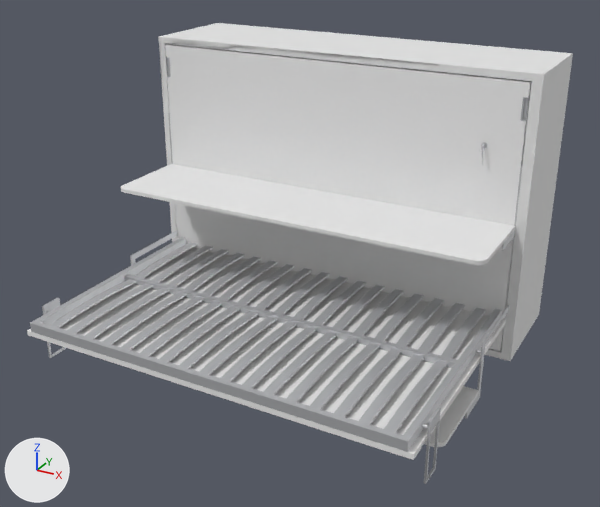
The glTF model public/models/clickbed/clickbed-o-desk/140x200.glb: old version first, new version second.
One viewpoint serves both versions: a 50 mm camera at (3.03, -4.44, 2.27) aimed at (1.14, -1.0, 0.55). The axes (+X, +Y, +Z) are drawn at lower left. The lights are the same throughout. The picture after the commit comes second. Where no turn or scale is listed for an object, it has been applied to the vertices.

The first picture shows 'folded:body', 'folded:front', 'unfolded:body', 'unfolded:front', 'unfolded:hardware' and 1 more.
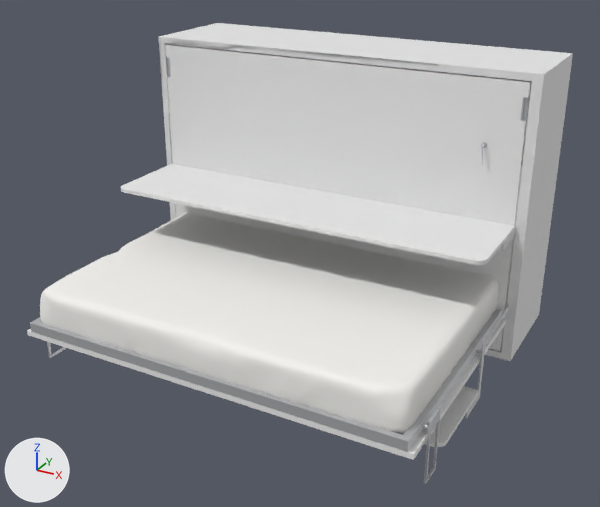
Location of each change, [x1, y1, x2, y2] in pixels of the pictures (600 x 507 px):
'unfolded:mattress', added: after [40, 213, 499, 435]
'unfolded:hardware', unchanged, covered by the edit: before [30, 231, 509, 484]; after [30, 305, 509, 484]
'unfolded:front', unchanged, covered by the edit: before [27, 247, 506, 460]; after [27, 318, 506, 460]

The edits, one by one:
Material 'mattress' (mat_mattress) is new.
Its base color is (0.9, 0.89, 0.86) (white #f3f2ef).
Its roughness is 0.95.
Mesh me_unfolded_mattress is new.
It has 3231 vertices, 6458 faces and spans x 0.09..2.08, y -1.86..-0.46, z 0.24..0.47.
It uses material mat_mattress (white #f3f2ef).
Object 'unfolded:mattress' (ob_unfolded_mattress) is new; it shows me_unfolded_mattress.
Its location is (0.0, 0.0, 0.0).
